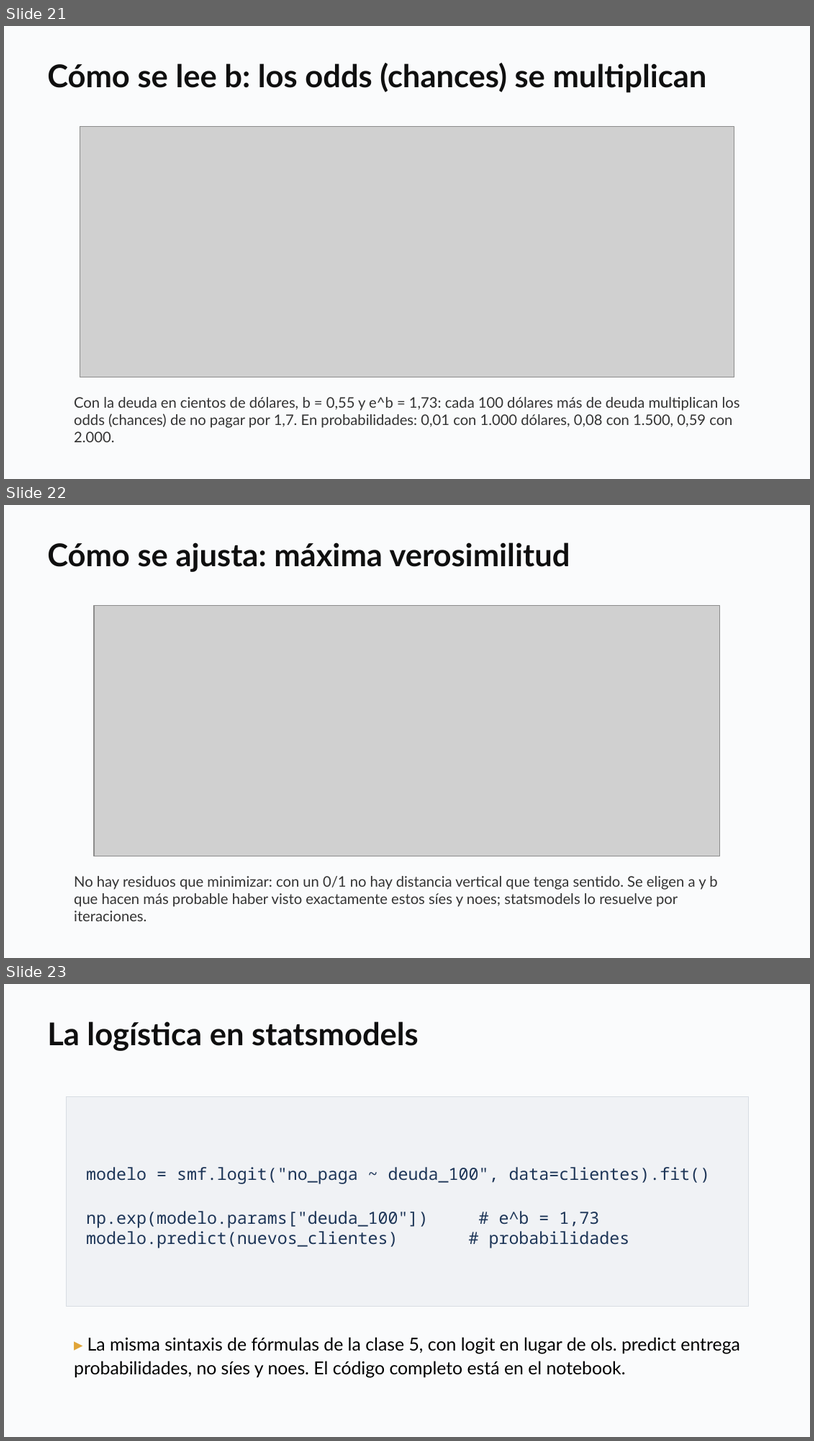
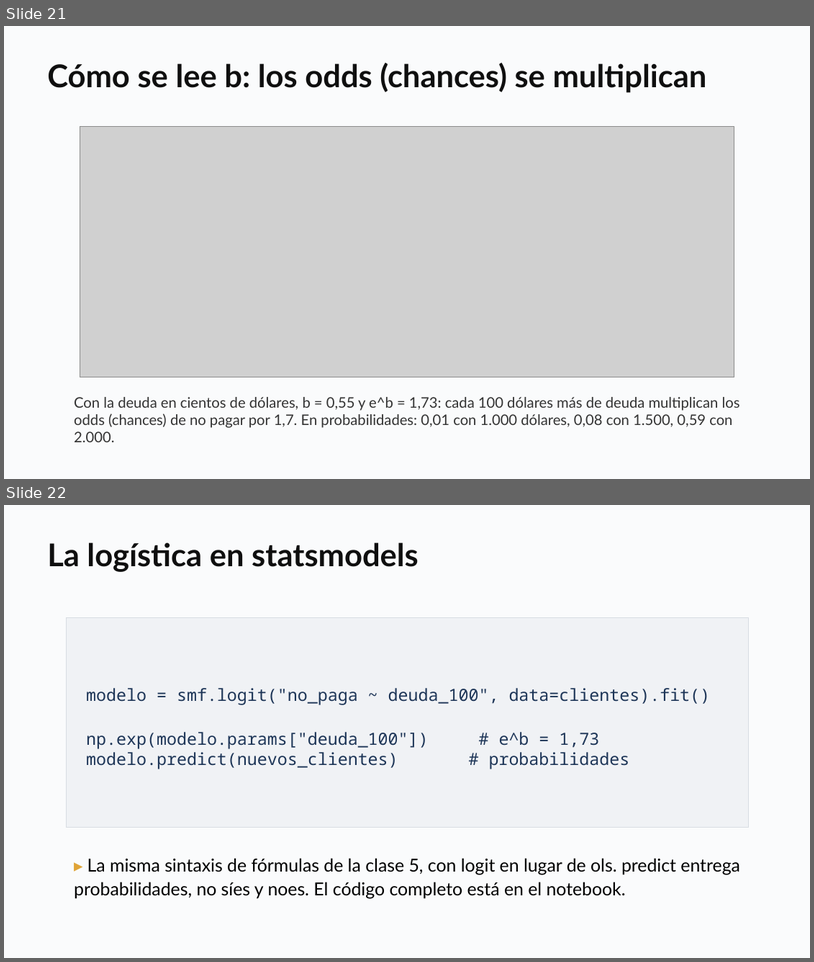
Before and after one commit to daniopitz/diplomado-cdd, a slide deck: presentaciones/clase06_regresion_logistica.pptx. Shown one above the other, each under a label of ours: slides 21, 22 and 23 before the commit, slides 21 and 22 after it. The pictures are 814x1441 and 814x962 pixels, drawn with LibreOffice and Linux fonts; fonts in the diff are those of the drawing; grey boxes stand for pictures. Boxes give left, top, right and bottom in pixels: in the first picture for what was removed or moved away, otherwise in the second. Text is boxed around its words. In the diff, an @@ line names an element or a change of style, - is before the commit and + after.

```diff
--- a/presentaciones/clase06_regresion_logistica.pptx
+++ b/presentaciones/clase06_regresion_logistica.pptx
@@ slide 22 removed at bbox=[4, 505, 810, 958], background #FFFFFF @@
@@ rectangle removed at bbox=[4, 505, 810, 958] @@
@@ text removed at bbox=[47, 542, 571, 572] @@
-Cómo se ajusta: máxima verosimilitud
@@ picture removed at bbox=[94, 606, 721, 856] @@
@@ text removed at bbox=[74, 876, 718, 921] @@
-No hay residuos que minimizar: con un 0/1 no hay distancia vertical que tenga sentido. Se eligen a y b que hacen más probable haber visto exactamente estos síes y noes; statsmodels lo resuelve por iteraciones.
@@ what was slide 23 is now slide 22 @@
```
Also in this commit, not shown: 3 other files.
